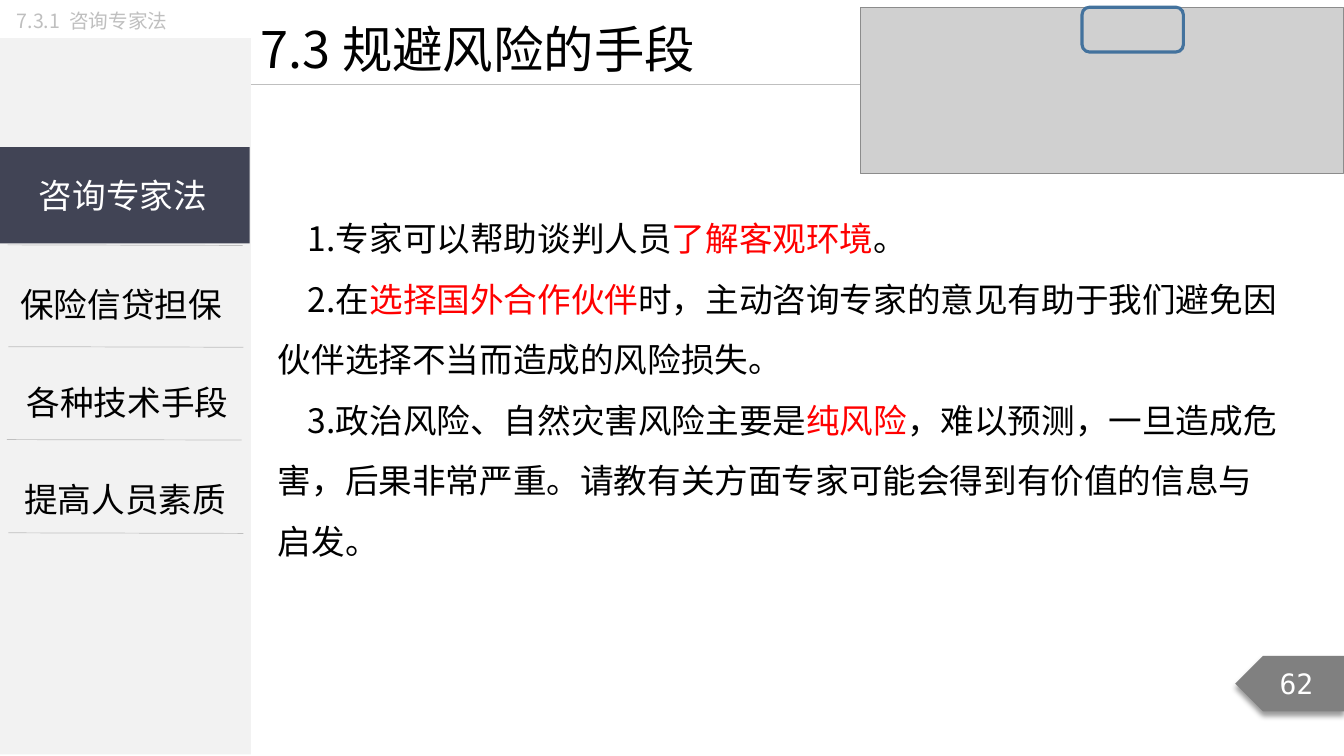
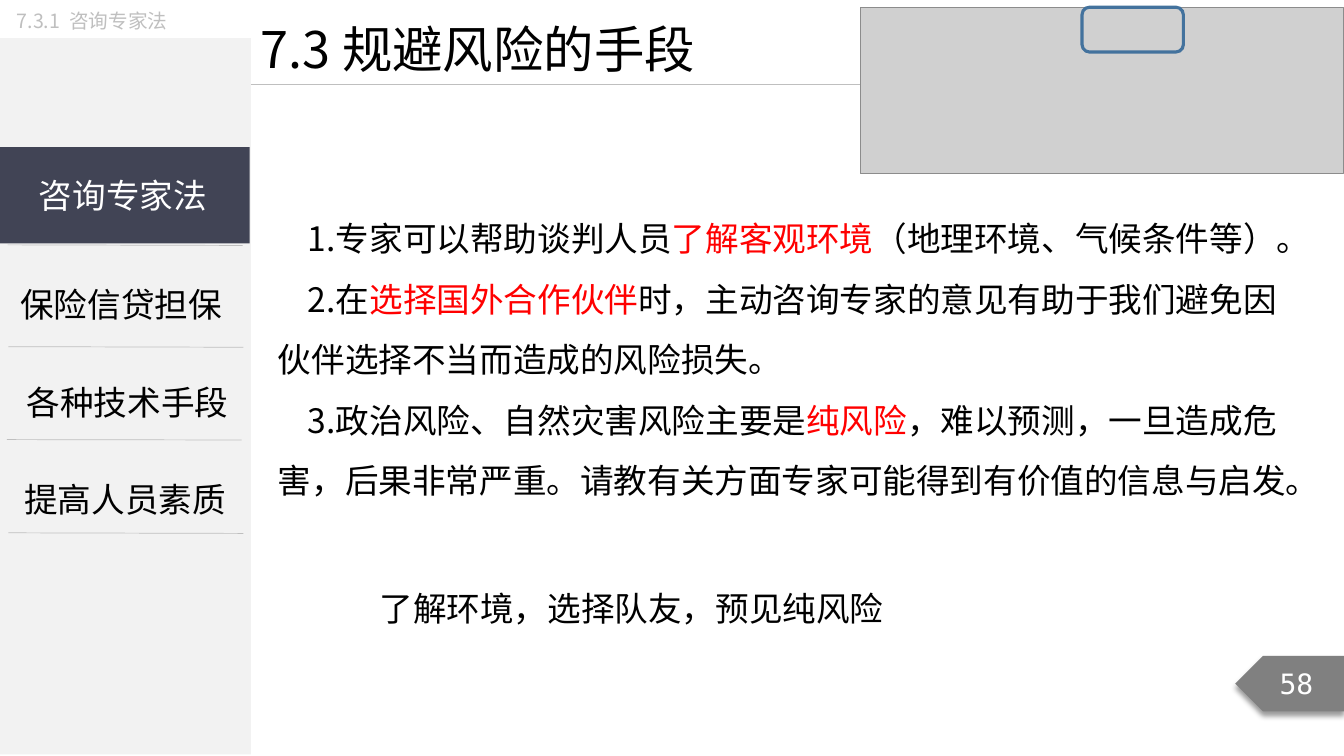
Before and after one commit to Call-me-zhy/tangtang, a slide deck: slide 58 of 3 国际商务谈判/课件/国际商务谈判精讲8.pptx (slide 62 before the commit). Drawn at 1344x756 pixels with LibreOffice and Linux fonts; fonts in the diff are those of the drawing; grey boxes stand for pictures. Boxes give left, top, right and bottom in pixels: in the first picture for what was removed or moved away, otherwise in the second. Text is boxed around its words. In the diff, an @@ line names an element or a change of style, - is before the commit and + after.

Commit message:
修改国际商务谈判精讲8课件、说课稿

```diff
--- a/3 国际商务谈判/课件/国际商务谈判精讲8.pptx
+++ b/3 国际商务谈判/课件/国际商务谈判精讲8.pptx
@@ text at (308, 222, 1310, 254): text changed @@
-1.专家可以帮助谈判人员了解客观环境。
+1.专家可以帮助谈判人员了解客观环境（地理环境、气候条件等）。
@@ text at (278, 404, 1320, 497): text changed @@
-3.政治风险、自然灾害风险主要是纯风险，难以预测，一旦造成危害，后果非常严重。请教有关方面专家可能会得到有价值的信息与启发。
+3.政治风险、自然灾害风险主要是纯风险，难以预测，一旦造成危害，后果非常严重。请教有关方面专家可能得到有价值的信息与启发。
@@ text added at (380, 592, 884, 625), 24 pt, text #000000 @@
+了解环境，选择队友，预见纯风险
@@ page number at (1280, 673, 1314, 695): text changed @@
-62
+58
```
Also in this commit, not shown: 44 other slides changed, 9 slides added, 7 slides removed, 3 other files.
